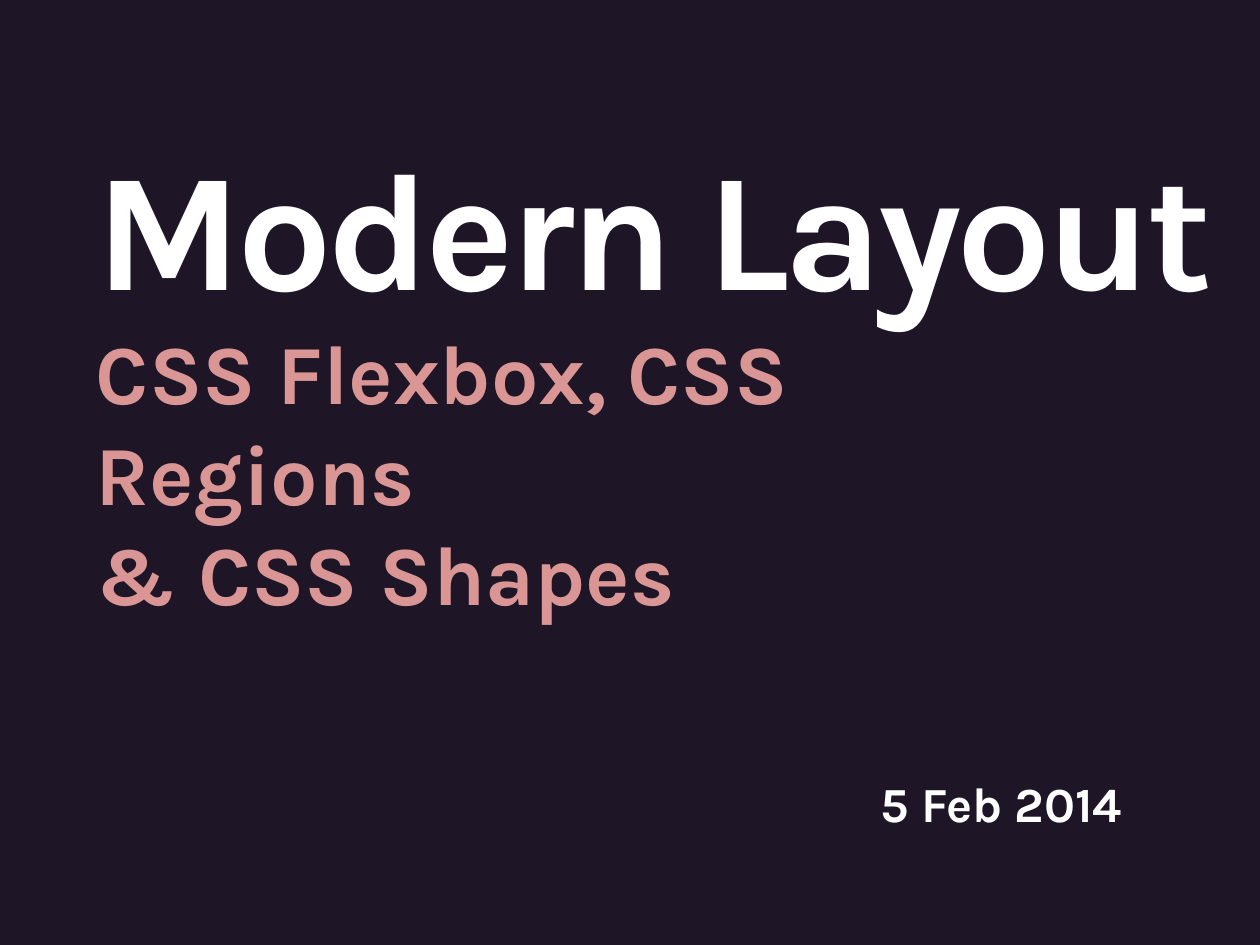
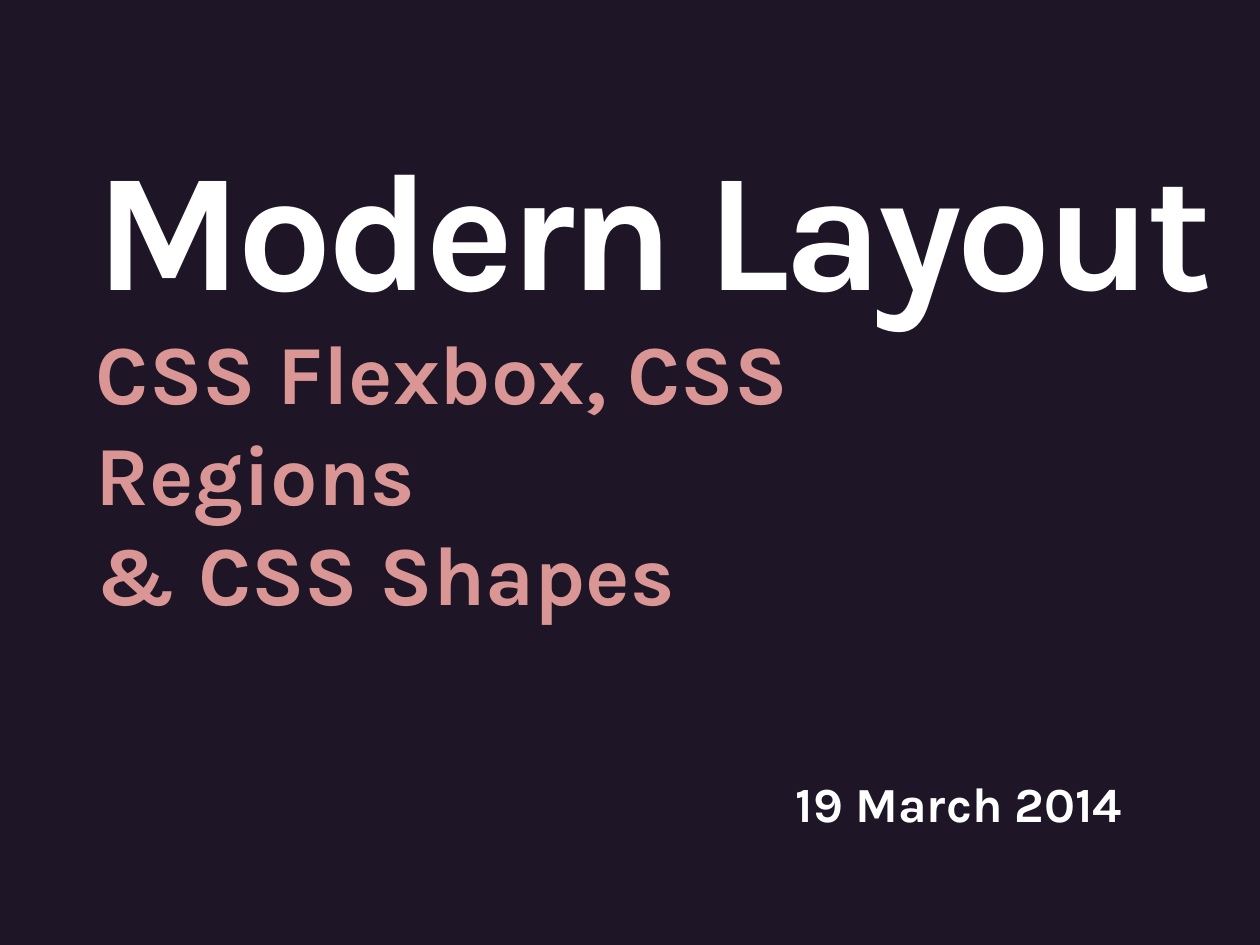
Before and after one commit to oslego/css-layout-workshop-march2014, a slide deck: slide 1 of slides.pptx. Drawn at 1260x945 pixels with LibreOffice and Linux fonts; fonts in the diff are those of the drawing. Boxes give left, top, right and bottom in pixels: in the first picture for what was removed or moved away, otherwise in the second. Text is boxed around its words. In the diff, an @@ line names an element or a change of style, - is before the commit and + after.

Commit message:
updated slides

```diff
--- a/slides.pptx
+++ b/slides.pptx
@@ text at <box>796,788,1122,823</box>: text changed @@
-5 Feb 2014
+19 March 2014
```
Also in this commit, not shown: 1 other slide changed, 3 slides added, 1 other file.
